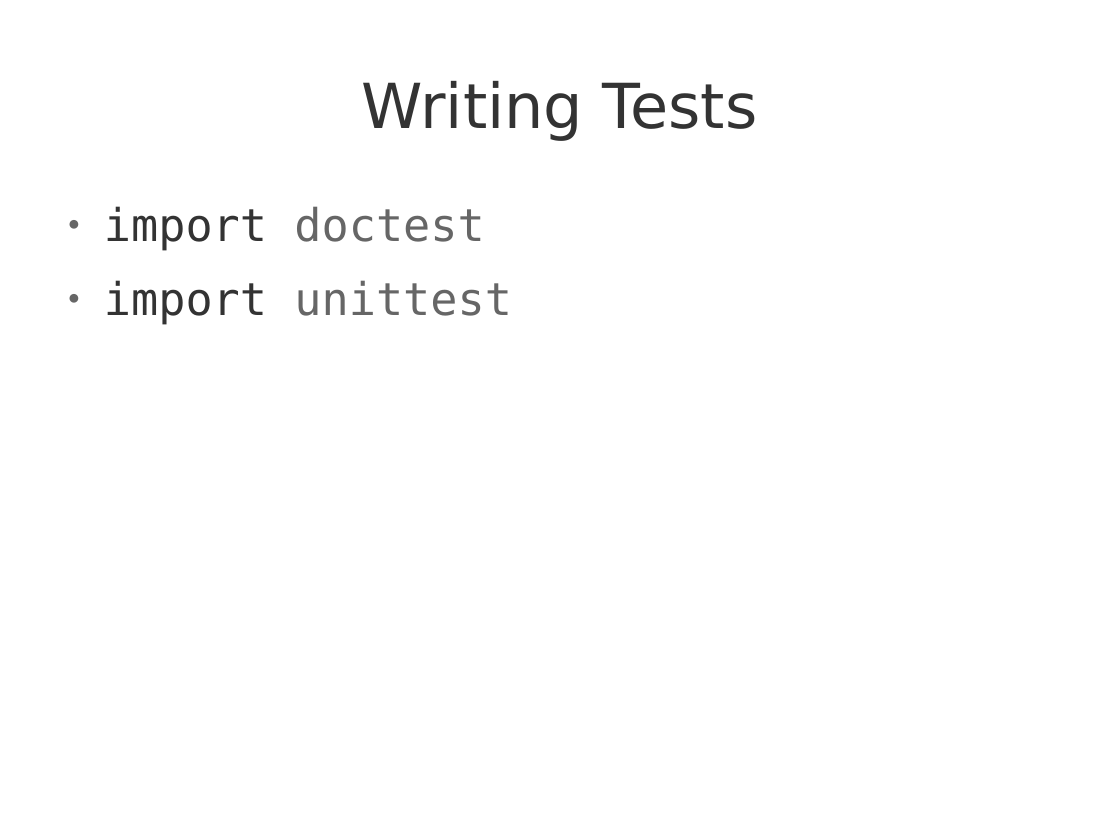
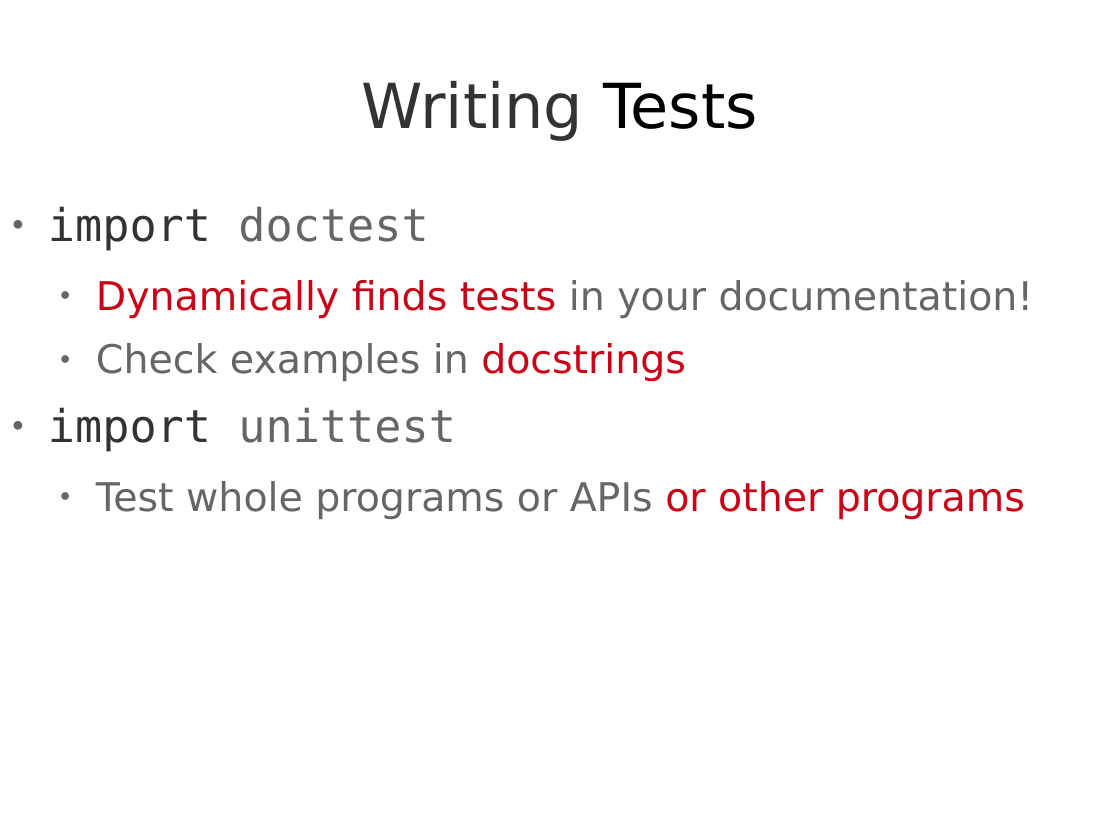
Before and after one commit to theonewolf/15-441-Recitation-Sessions, a slide deck: slide 49 of recitation4/src/recitation4.odp (slide 31 before the commit). Drawn at 1120x840 pixels with LibreOffice and Linux fonts; fonts in the diff are those of the drawing. Boxes give left, top, right and bottom in pixels: in the first picture for what was removed or moved away, otherwise in the second. Text is boxed around its words. In the diff, an @@ line names an element or a change of style, - is before the commit and + after.

```diff
--- a/recitation4/src/recitation4.odp
+++ b/recitation4/src/recitation4.odp
@@ title "Writing Tests" at [362,81,758,141]: text colour #333333 to #000000 in "Tests" @@
@@ text "import doctest": place and size @@
-text "import doctest" at [104,206,511,325]
+text "import doctest" at [48,206,1034,520]
@@ text at [96,280,1034,382]: paragraphs added @@
+  ● Dynamically finds tests in your documentation!
+  ● Check examples in docstrings
@@ text at [96,481,1025,520]: paragraph added @@
+  ● Test whole programs or APIs or other programs
```
Also in this commit, not shown: 12 other slides changed, 30 slides added, 10 slides removed, 4 other files.
